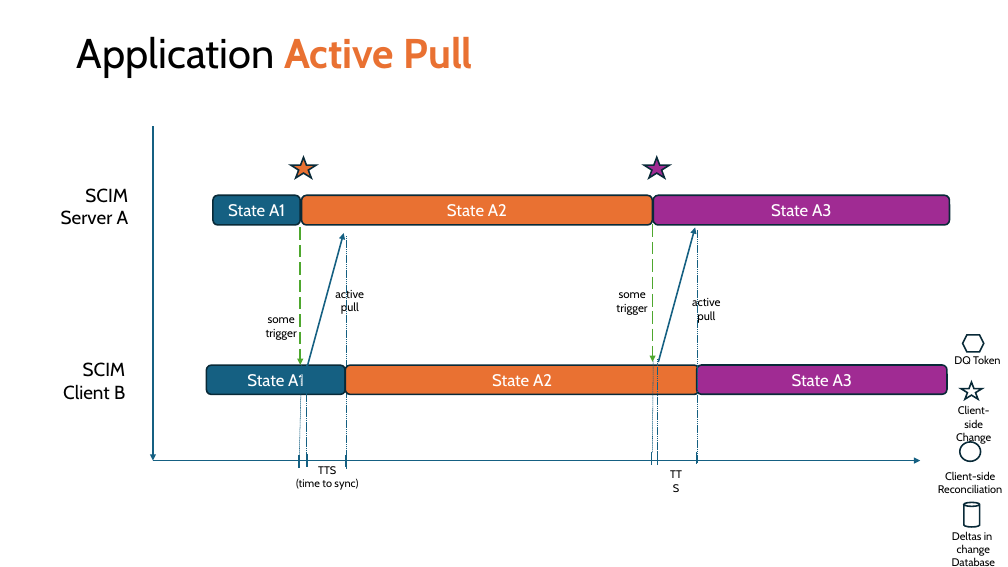
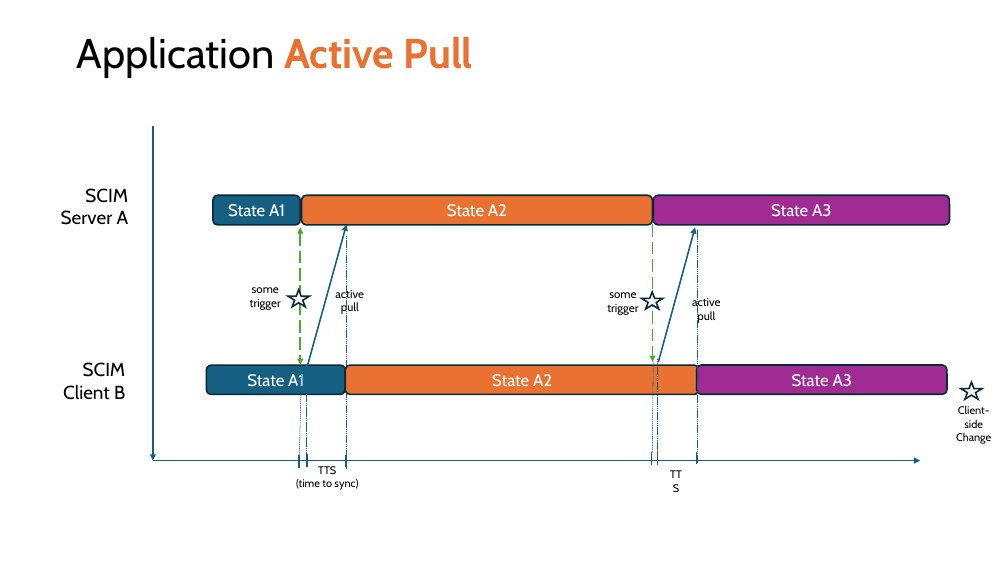
Before and after one commit to pamelatech/scim-use-case-revamp, a slide deck: slide 14 of Use Cases 29 Mar 2024.pptx. Drawn at 1008x567 pixels with LibreOffice and Linux fonts; fonts in the diff are those of the drawing. Boxes give left, top, right and bottom in pixels: in the first picture for what was removed or moved away, otherwise in the second. Text is boxed around its words. In the diff, an @@ line names an element or a change of style, - is before the commit and + after.

```diff
--- a/Use Cases 29 Mar 2024.pptx
+++ b/Use Cases 29 Mar 2024.pptx
@@ star removed at (291, 157, 316, 178) @@
@@ star removed at (644, 157, 669, 178) @@
@@ arrow (300, 228) - (300, 365): arrow to double arrow @@
@@ arrow moved from (307, 368) - (344, 233) to (307, 368) - (346, 225) @@
@@ text "some": place and size @@
-text "some" at (266, 317, 297, 340)
+text "some" at (250, 287, 281, 310)
@@ star added at (288, 290, 309, 307), fill #FFFFFF, outline #092A39 1.5 pt @@
@@ text "some": place and size @@
-text "some" at (616, 292, 647, 315)
+text "some" at (607, 292, 638, 315)
@@ star added at (642, 292, 663, 309), fill #FFFFFF, outline #092A39 1.5 pt @@
@@ text removed at (954, 355, 1000, 364) @@
-DQ Token
@@ hexagon removed at (963, 335, 984, 352) @@
@@ ellipse removed at (960, 442, 982, 462) @@
@@ text removed at (938, 471, 1003, 493) @@
-Client-side
-Reconciliation
@@ cylinder removed at (964, 503, 980, 527) @@
@@ text removed at (952, 531, 995, 566) @@
-Deltas in
-change Database
```
Also in this commit, not shown: 13 other slides changed, 1 other file.
